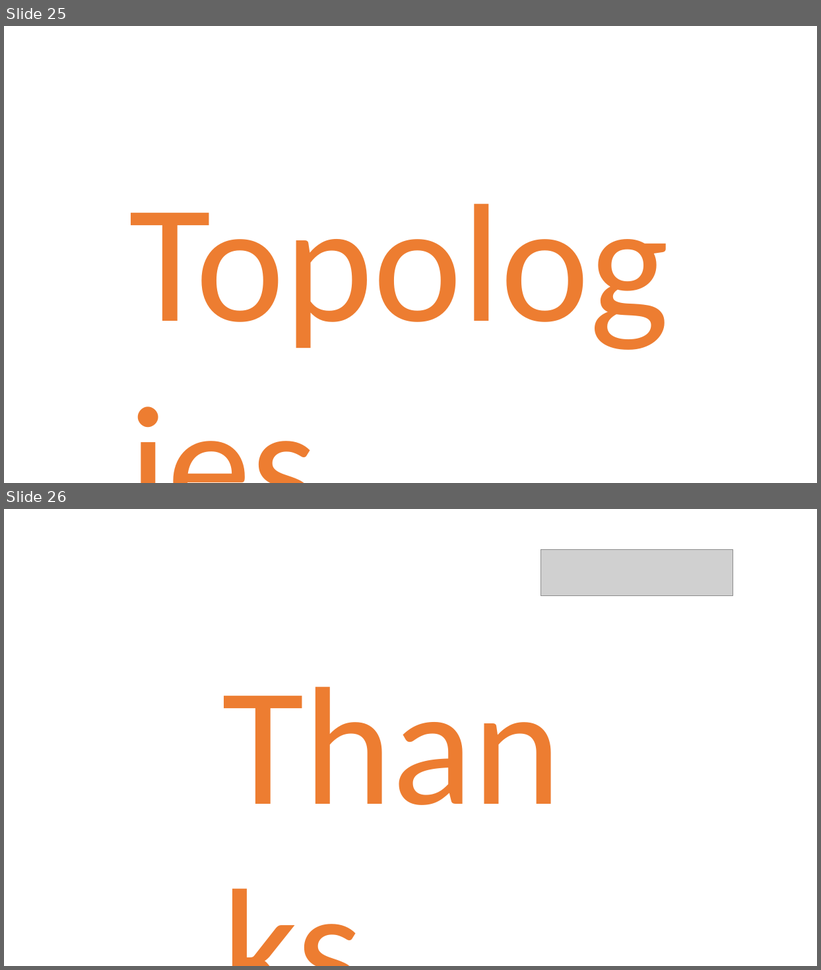
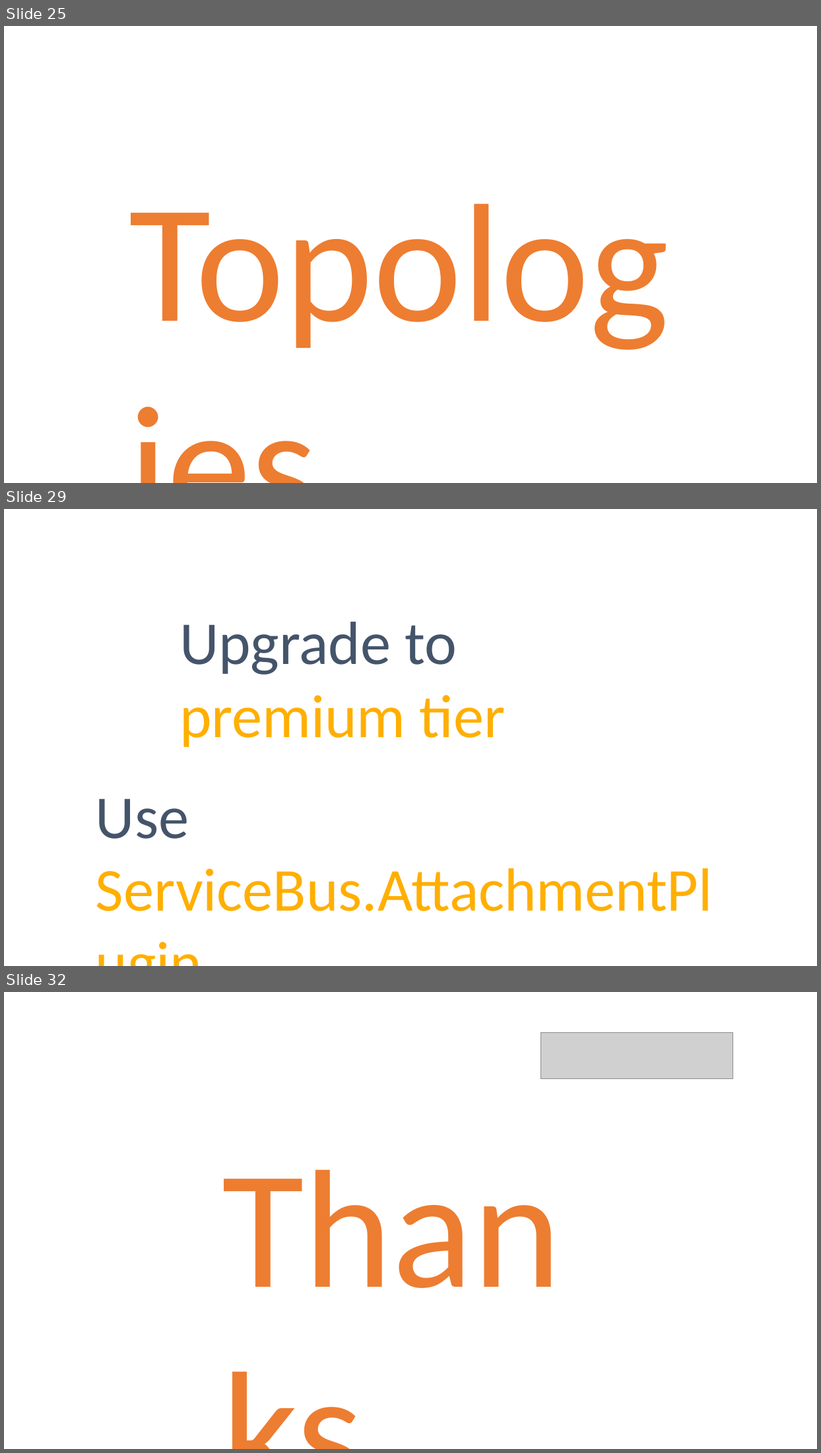
Before and after one commit to danielmarbach/AzureServiceBus.DeepDive, a slide deck: presentation.pptx. Shown one above the other, each under a label of ours: slides 25 and 26 before the commit, slides 25, 29 and 32 after it; the slides between them are not shown. The pictures are 821x970 and 821x1453 pixels, drawn with LibreOffice and Linux fonts; fonts in the diff are those of the drawing; grey boxes stand for pictures. Boxes give left, top, right and bottom in pixels: in the first picture for what was removed or moved away, otherwise in the second. Text is boxed around its words. In the diff, an @@ line names an element or a change of style, - is before the commit and + after.

Commit message:
Slides update

```diff
--- a/presentation.pptx
+++ b/presentation.pptx
@@ slide 29 added at bbox=[4, 509, 817, 966], background #FFFFFF @@
@@ text added at bbox=[180, 622, 506, 747], 72 pt, text #FFAF00 @@
+Upgrade to premium tier
@@ text added at bbox=[96, 799, 713, 912], 72 pt, text #FFAF00 @@
+Use ServiceBus.AttachmentPlugin
@@ what was slide 26 is now slide 32 @@
```
Also in this commit, not shown: 5 other slides added, 1 other file.
